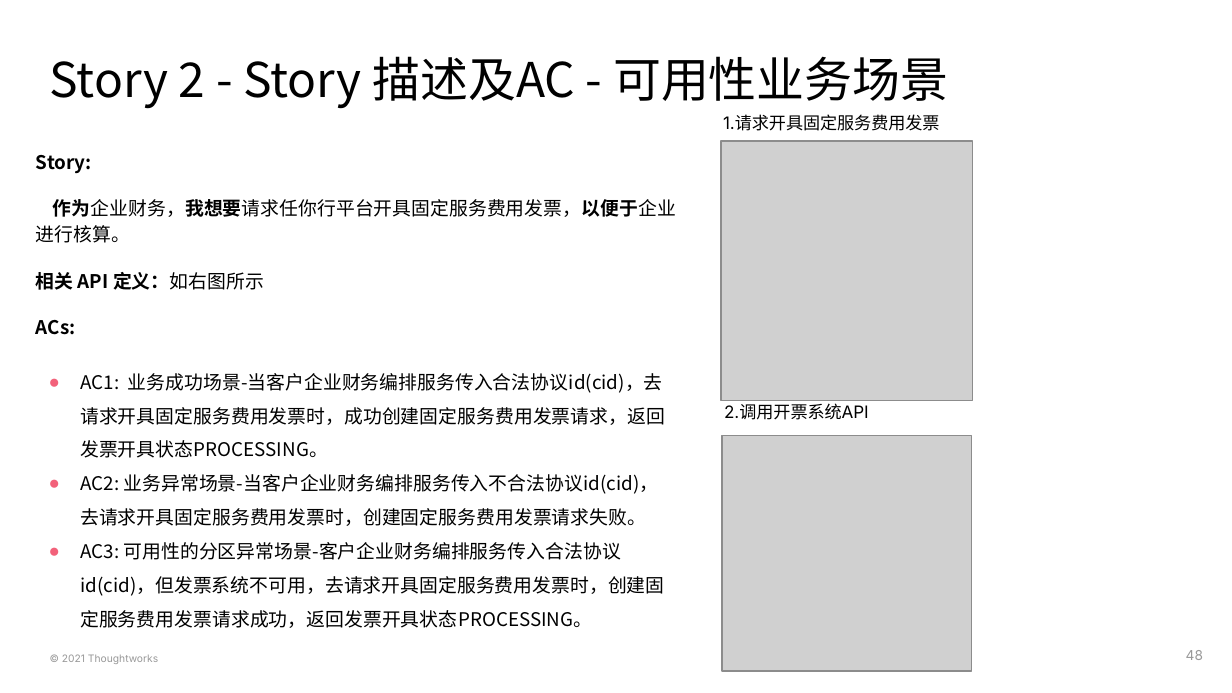
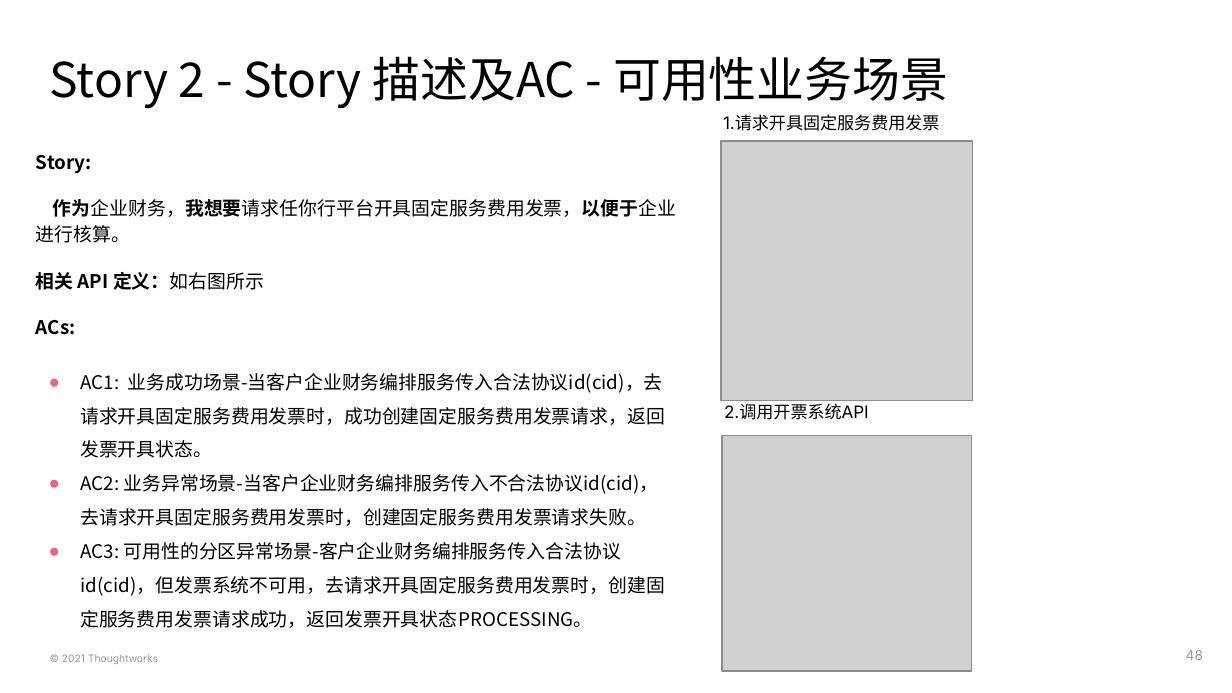
Before and after one commit to deesyx/heima, a slide deck: slide 48 of doc/PS4 黑马考核-项目On-boarding模板-胡炫光.pptx. Drawn at 1232x693 pixels with LibreOffice and Linux fonts; fonts in the diff are those of the drawing; grey boxes stand for pictures. Boxes give left, top, right and bottom in pixels: in the first picture for what was removed or moved away, otherwise in the second. Text is boxed around its words. In the diff, an @@ line names an element or a change of style, - is before the commit and + after.

```diff
--- a/doc/PS4 黑马考核-项目On-boarding模板-胡炫光.pptx
+++ b/doc/PS4 黑马考核-项目On-boarding模板-胡炫光.pptx
@@ text at box(80, 373, 665, 458): text changed @@
-● AC1: 业务成功场景-当客户企业财务编排服务传入合法协议id(cid)，去请求开具固定服务费用发票时，成功创建固定服务费用发票请求，返回发票开具状态PROCESSING。
+● AC1: 业务成功场景-当客户企业财务编排服务传入合法协议id(cid)，去请求开具固定服务费用发票时，成功创建固定服务费用发票请求，返回发票开具状态。
```
Also in this commit, not shown: 3 other slides changed, 4 slides added, 2 slides removed, 2 other files.
